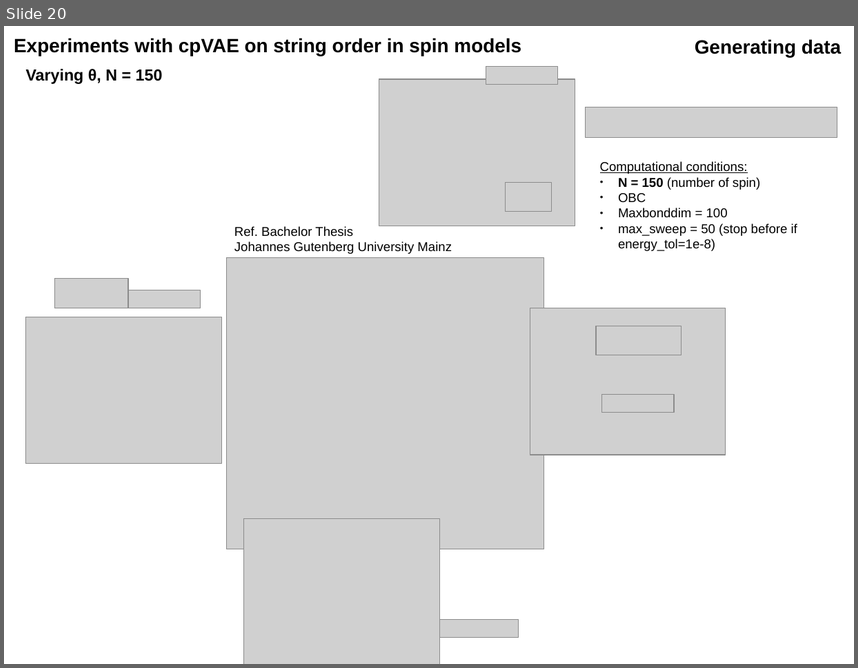
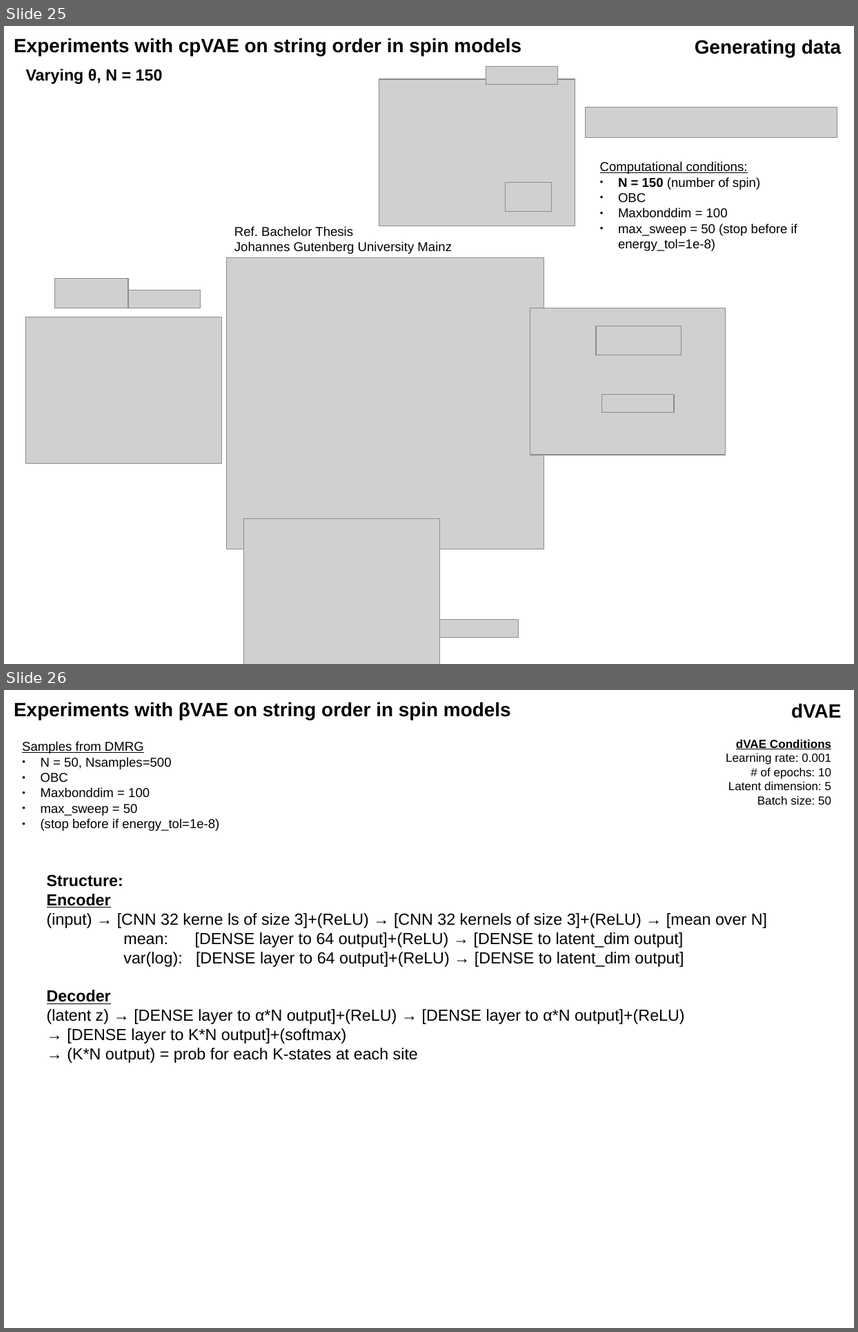
Before and after one commit to YumaAL/pcVAE, a slide deck: slide.odp. Shown one above the other, each under a label of ours: slide 20 before the commit, slides 25 and 26 after it. The pictures are 858x668 and 858x1332 pixels, drawn with LibreOffice and Linux fonts; fonts in the diff are those of the drawing; grey boxes stand for pictures. Boxes give left, top, right and bottom in pixels: in the first picture for what was removed or moved away, otherwise in the second. Text is boxed around its words. In the diff, an @@ line names an element or a change of style, - is before the commit and + after.

Commit message:
cpVAE is benchmarked with product states

```diff
--- a/slide.odp
+++ b/slide.odp
@@ slide 26 added at <box>4,690,854,1328</box>, background #FFFFFF @@
@@ text added at <box>14,702,511,720</box>, 18 pt, text #000000, bold @@
+Experiments with βVAE on string order in spin models
@@ text added at <box>791,703,841,718</box>, 18 pt, text #000000, bold @@
+dVAE
@@ text added at <box>22,741,219,831</box>, 12 pt, text #000000 @@
+Samples from DMRG
+● N = 50, Nsamples=500
+● OBC
+● Maxbonddim = 100
+● max_sweep = 50
+● (stop before if energy_tol=1e-8)
@@ text added at <box>726,739,831,805</box>, 11 pt, text #000000 @@
+dVAE Conditions
+Learning rate: 0.001
+# of epochs: 10
+Latent dimension: 5
+Batch size: 50
@@ text added at <box>47,874,767,1063</box>, 15 pt, text #000000 @@
+Structure:
+Encoder
+(input) → [CNN 32 kerne ls of size 3]+(ReLU) → [CNN 32 kernels of size 3]+(ReLU) → [mean over N]
+mean: [DENSE layer to 64 output]+(ReLU) → [DENSE to latent_dim output]
+var(log): [DENSE layer to 64 output]+(ReLU) → [DENSE to latent_dim output]
+Decoder
+(latent z) → [DENSE layer to α*N output]+(ReLU) → [DENSE layer to α*N output]+(ReLU)
+→ [DENSE layer to K*N output]+(softmax)
+→ (K*N output) = prob for each K-states at each site
@@ what was slide 20 is now slide 25 @@
```
Also in this commit, not shown: 4 slides changed, 5 other slides added, 2 other files.
